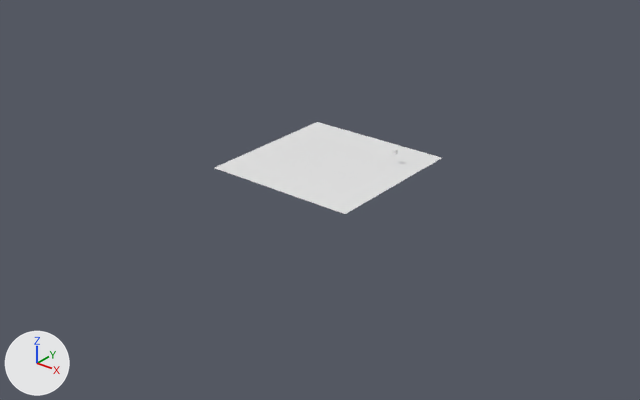
Two versions of the Blender file blender_example/client.blend, one commit apart.
One viewpoint serves both versions: a 50 mm camera at (247.0, -316.0, 174.0) aimed at (2.0, -10.0, -16.0). Arrows for +X, +Y and +Z are at lower left; the lights stay in place.
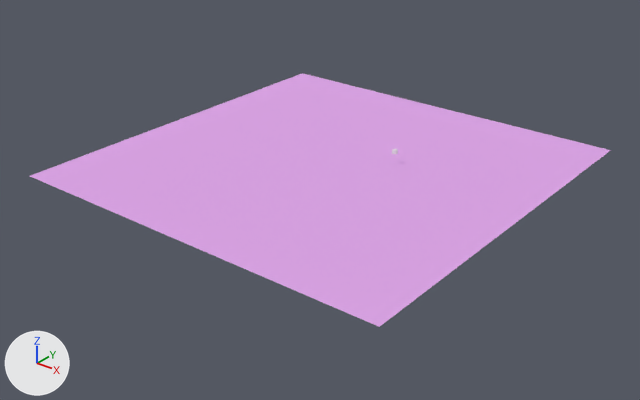
Diff of the bpy script that builds the scene:
```diff
--- a/blender_example/client.blend.py
+++ b/blender_example/client.blend.py
@@ mat_material_001 @@
+mat_material_001 = diffuse_material('Material.001')
+mat_material_001.base_color = (0.726, 0.382, 0.8)  # purple #dda6e7
@@ me_plane_001 @@
 me_plane_001.from_pydata(...)  # 4 vertices, 1 face; spans x -1.0..1.0, y -1.0..1.0, z 0.0
+me_plane_001.materials.append(mat_material_001)  # purple #dda6e7
@@ ob_plane @@
 ob_plane.location = (0.0, 0.0, 0.0)
-ob_plane.scale = (40.0, 40.0, 40.0)
+ob_plane.scale = (102.0, 102.0, 102.0)
```

Location of each change, [x1, y1, x2, y2] in pixels of the pictures (640 x 400 px):
'Plane', recoloured, rescaled (white to purple, 156% wider, 174% taller)
    before: [215, 122, 441, 214]
    after: [30, 73, 611, 327]
